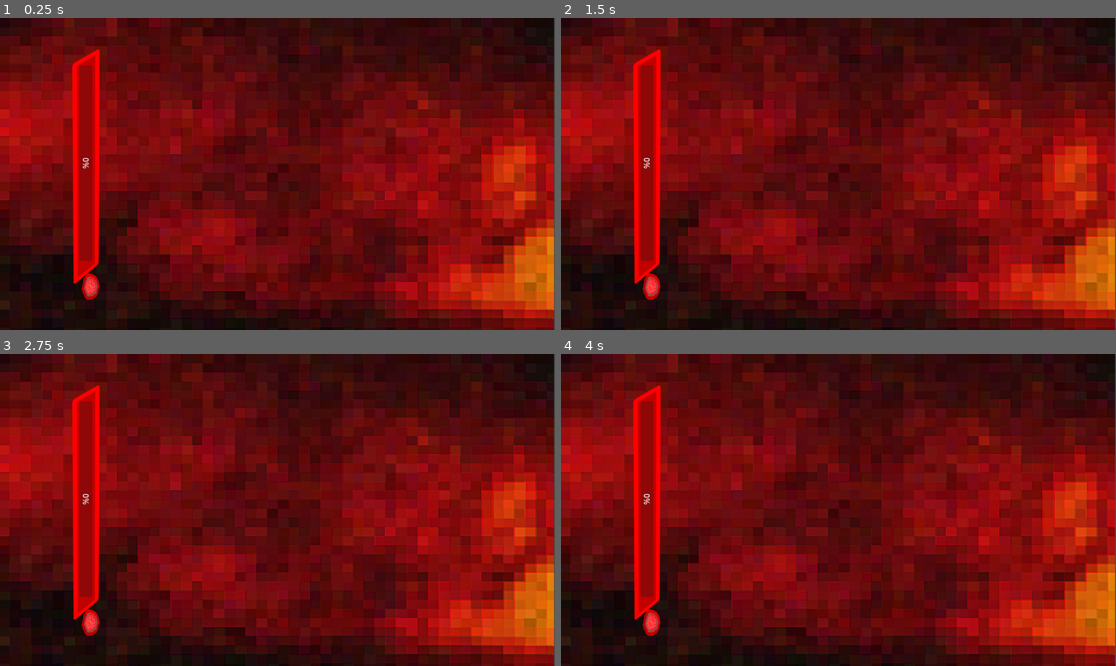
Above: before the commit, frames 1-4 (two rows, left to right).
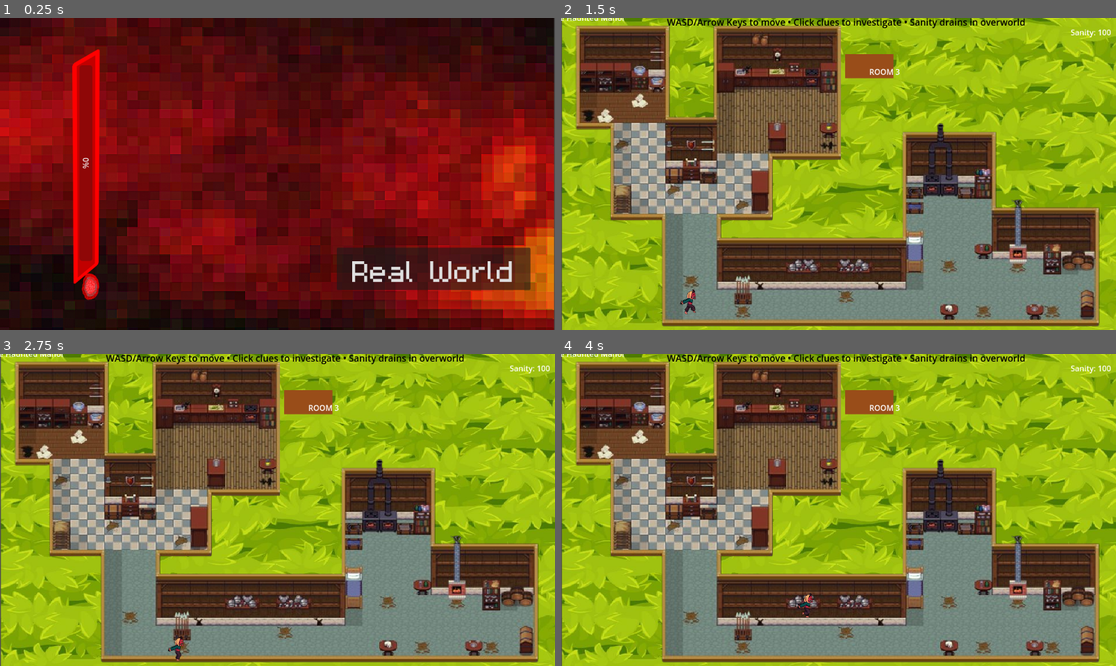
Above: after the commit, the same moments.

Repository: ShauryaVatsal/DaydreamGamejam
Game: Godot game, scene res://scenes/hell.tscn
The game is run twice, just before and just after one commit, with the same random seed, the same clock (stepped at 60 frames per second) and the same inputs. This scene is started directly instead of the project's main scene.
Inputs (mouse positions are in pixels of both pictures, inside the frame that each line leads up to):
- Up to frame 1 (0.25 s): no input
- Up to frame 2 (1.5 s): click (993, 267) at 0.5 s, where only the run after the commit has a clickable "Real World"; tap Enter at 1.25 s; hold Right (Right) from 1.28 s (still down)
- Up to frame 3 (2.75 s): tap Up (Jump) at 1.52, 2.27 s; release Right (Right) at 2.03 s; hold Down (Down) from 2.03 s (still down)
- Up to frame 4 (4 s): release Down (Down) at 2.78 s; hold Right (Right) 2.78-3.53 s; hold W from 3.53 s (still down); tap Up (Jump) at 3.77 s

The runs differ from the first frame. In frame 1, 4.8% of the frame differs, in the area x 60-96%, y 73-88%; in frame 2, 99%; in frame 3, 99%; in frame 4, 99%, in the area x 0-100%, y 0-100%.

Commit message:
added start screen and buttons

Diff:
--- /dev/null
+++ b/scenes/StartMenu.tscn
@@ -0,0 +1,30 @@
+[gd_scene load_steps=3 format=3 uid="uid://djn2scgv456t4"]
+
+[ext_resource type="FontFile" uid="uid://bj50db75v5c4b" path="res://assets/pixelfont.ttf" id="1_kmax6"]
+[ext_resource type="Script" uid="uid://dy5w52t662d5n" path="res://scenes/play.gd" id="2_cp7se"]
+
+[node name="StartMenu" type="Node2D"]
+
+[node name="ColorRect" type="ColorRect" parent="."]
+offset_right = 1150.0
+offset_bottom = 650.0
+color = Color(0.18431373, 0.007843138, 0.05882353, 1)
+
+[node name="Title" type="Label" parent="ColorRect"]
+layout_mode = 0
+offset_right = 40.0
+offset_bottom = 23.0
+theme_override_fonts/font = ExtResource("1_kmax6")
+theme_override_font_sizes/font_size = 200
+text = "GAME NAME!!!"
+
+[node name="PlayButton" type="Button" parent="ColorRect"]
+layout_mode = 0
+offset_left = 180.0
+offset_top = 273.0
+offset_right = 976.0
+offset_bottom = 440.0
+theme_override_fonts/font = ExtResource("1_kmax6")
+theme_override_font_sizes/font_size = 200
+text = "PLAY!"
+script = ExtResource("2_cp7se")
--- a/scenes/hell.tscn
+++ b/scenes/hell.tscn
@@ -1,14 +1,17 @@
-[gd_scene load_steps=4 format=3 uid="uid://8v3vxsm1ri4u"]
+[gd_scene load_steps=6 format=3 uid="uid://8v3vxsm1ri4u"]
 
 [ext_resource type="Texture2D" uid="uid://b4wo2lt55qfkk" path="res://assets/hellbg.jpg" id="1_jkk87"]
 [ext_resource type="Texture2D" uid="uid://bu0psohxu470n" path="res://assets/Sanity_Bar.webp" id="2_idiul"]
 [ext_resource type="Script" uid="uid://btmvm12md3xda" path="res://scripts/Sanity.gd" id="3_rmo56"]
+[ext_resource type="FontFile" uid="uid://bj50db75v5c4b" path="res://assets/pixelfont.ttf" id="4_rmo56"]
+[ext_resource type="Script" uid="uid://cmyk684qm4che" path="res://scenes/hellbutton.gd" id="5_71pqw"]
 
 [node name="Hell" type="Node2D"]
 
 [node name="Node" type="Node" parent="."]
 
 [node name="BackGround" type="TextureRect" parent="Node"]
+z_index = -1
 offset_right = 1150.0
 offset_bottom = 650.0
 texture = ExtResource("1_jkk87")
@@ -38,3 +41,13 @@
 tooltip_text = "Sanity"
 fill_mode = 1
 script = ExtResource("3_rmo56")
+
+[node name="PlayButton" type="Button" parent="."]
+offset_left = 699.0
+offset_top = 477.0
+offset_right = 1101.0
+offset_bottom = 565.0
+theme_override_fonts/font = ExtResource("4_rmo56")
+theme_override_font_sizes/font_size = 100
+text = "Real World"
+script = ExtResource("5_71pqw")
--- /dev/null
+++ b/scenes/hellbutton.gd
@@ -0,0 +1,8 @@
+extends Button
+
+func _ready() -> void:
+	pressed.connect(play)
+
+func play():
+	get_tree().change_scene_to_file("res://scenes/MainGame.tscn")
+	Globals.turnplace(false)
--- /dev/null
+++ b/scenes/play.gd
@@ -0,0 +1,7 @@
+extends Button
+
+func _ready() -> void:
+	pressed.connect(play)
+
+func play():
+	get_tree().change_scene_to_file("res://scenes/hell.tscn")
--- /dev/null
+++ b/scenes/sanity_timer.tscn
@@ -0,0 +1,5 @@
+[gd_scene format=3 uid="uid://caxf1wkro7sag"]
+
+[node name="SanityTimer" type="Node2D"]
+
+[node name="Timer" type="Timer" parent="."]
--- a/scripts/Globals.gd
+++ b/scripts/Globals.gd
@@ -3,6 +3,10 @@
 var sanity = 0
 var inHell = true
 signal sanity_changed(amount)
+
+func _ready() -> void:
+	set_sanity(100)
+
 
 func set_sanity(amount):
 	sanity = amount
@@ -13,3 +17,9 @@
 
 func turnplace(boo):
 	inHell = boo
+
+func _process(delta: float) -> void:
+	if not inHell:
+		set_sanity(get_sanity() - delta)
+		if get_sanity() <= 0:
+			print("Game Lost")
Not shown, added: scenes/hellbutton.gd.uid
Not shown, added: scenes/play.gd.uid
